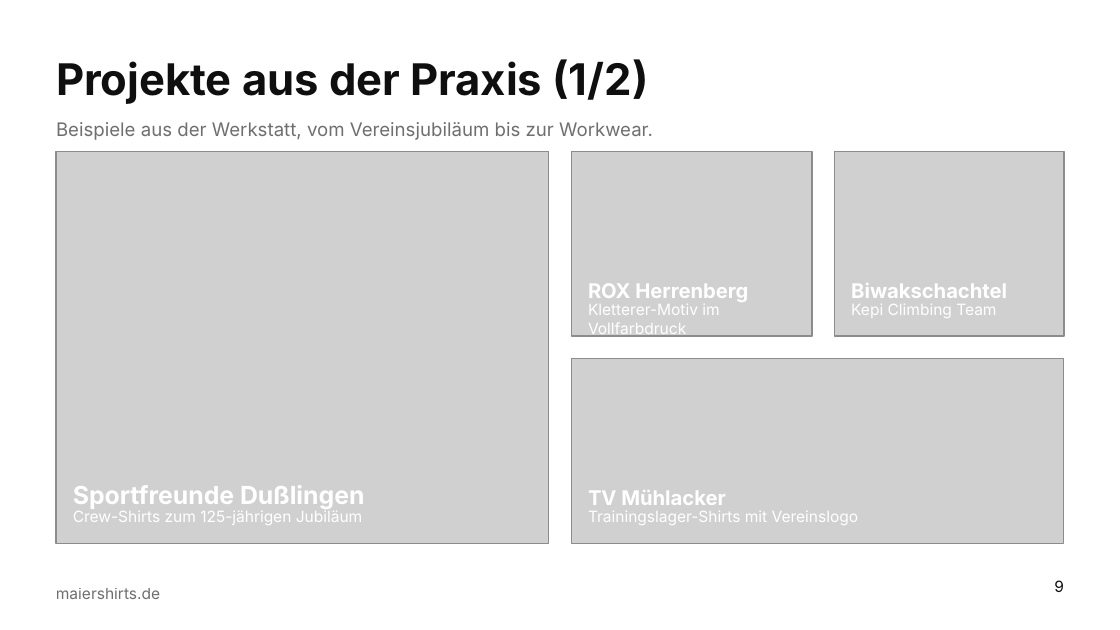
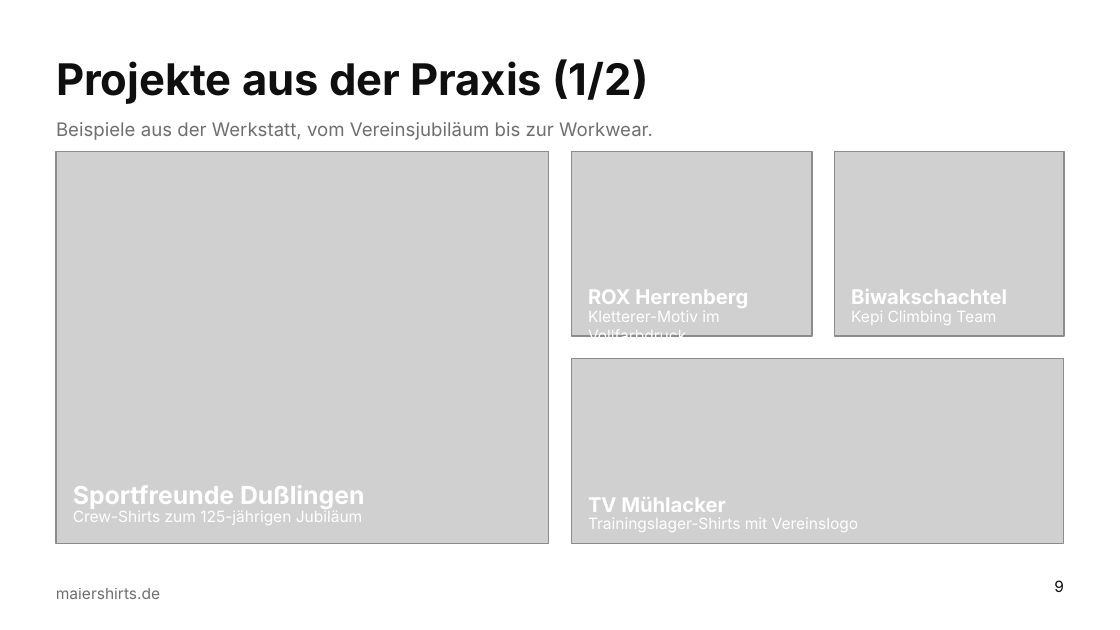
Before and after one commit to sm6161-eng/lexware-angebot-tool, a slide deck: slide 9 of presentation/dist/Maiershirts_Master.potx. Drawn at 1120x630 pixels with LibreOffice and Linux fonts; fonts in the diff are those of the drawing; grey boxes stand for pictures; background and template pictures are left out. Boxes give left, top, right and bottom in pixels: in the first picture for what was removed or moved away, otherwise in the second. Text is boxed around its words. In the diff, an @@ line names an element or a change of style, - is before the commit and + after.

```diff
--- a/presentation/dist/Maiershirts_Master.potx
+++ b/presentation/dist/Maiershirts_Master.potx
@@ text "ROX Herrenberg": place and size @@
-text "ROX Herrenberg" at (588,283,748,302)
+text "ROX Herrenberg" at (588,289,748,308)
@@ text "Biwakschachtel": place and size @@
-text "Biwakschachtel" at (851,283,1007,298)
+text "Biwakschachtel" at (851,289,1007,304)
@@ 3 texts: place and size @@
-3 texts at (588,304,996,525)
+3 texts at (588,311,996,532)
@@ text "TV Mühlacker": place and size @@
-text "TV Mühlacker" at (588,490,725,505)
+text "TV Mühlacker" at (588,497,725,512)
```
Also in this commit, not shown: 1 other slide changed, 4 other files.
